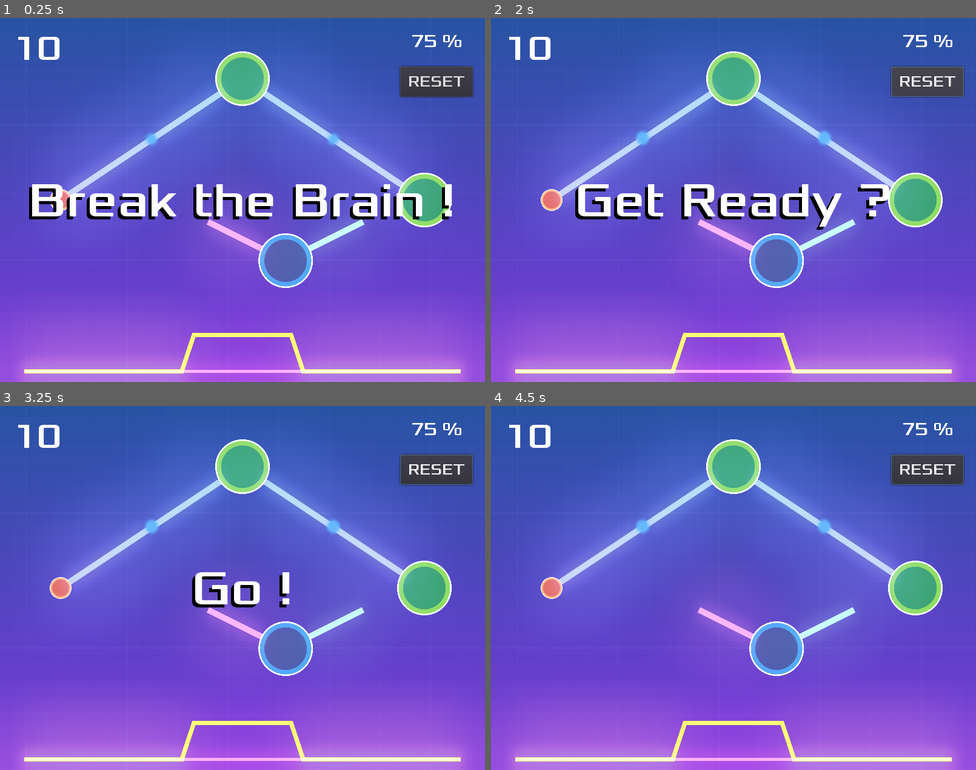
Above: before the commit, frames 1-4 (two rows, left to right).
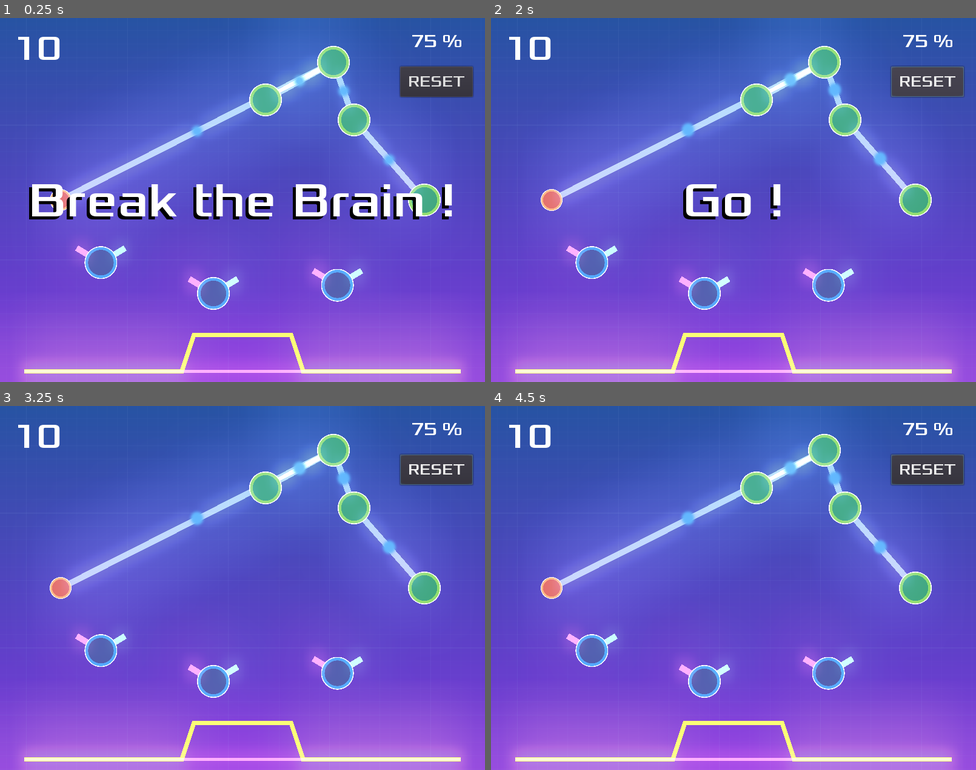
Above: after the commit, the same moments.

Repository: fabienfrfr/BreakTheBrain
Game: Godot game, scene res://Main.tscn
Two runs of this game, one before a commit and one after it. Both use one fixed random seed, a clock stepped at 60 frames per second and the inputs below.
Inputs (mouse positions are in pixels of both pictures, inside the frame that each line leads up to):
- Up to frame 1 (0.25 s): no input
- Up to frame 2 (2 s): tap Enter (ui_accept) at 0.5 s; move the mouse to (840, 181) at 0.52 s; hold Enter (ui_accept) 0.53-1.25 s; click "RESET" at 1.25 s
- Up to frame 3 (3.25 s): move the mouse to (145, 606) at 2.02 s; move the mouse to (291, 507) at 2.77 s
- Up to frame 4 (4.5 s): move the mouse to (709, 660) at 3.52 s; move the mouse to (879, 642) at 4.27 s

The runs differ from the first frame. In frame 1, 11% of the frame differs, in the area x 14-93%, y 7-81%; in frame 2, 15%, in the area x 14-94%, y 7-81%; in frame 3, 13%; in frame 4, 12%.

Commit message:
Add files via upload

Diff:
--- a/Main.gd
+++ b/Main.gd
@@ -6,7 +6,11 @@
 export (PackedScene) var InputX
 export (PackedScene) var MovableNeuron
 
-const nb_mv_neuron = 1
+const nb_i = 1
+const nb_out = 1
+const nb_fix = 3
+const nb_mov = 3
+
 var movable_vertices = []
 var vertices = []
 
@@ -15,18 +19,20 @@
 var predicted_values = Array([])
 const delta_x_val = 8.0
 var points_count
-var min_x
-var max_x
-var min_y
-var max_y
+var min_x = 40
+var max_x = 720
+var min_y = 560
+var max_y = 500
+
+var score: int
 
 var nn
 
 func _ready():
 	randomize()
 	nn =  NeuralNet.new()
-	$GraphGen.init_constructor(1,1,1,1)
-	for _i in range(0,nb_mv_neuron):
+	$GraphGen.init_constructor(nb_i, nb_out, nb_fix, nb_mov)
+	for _i in range(0,nb_mov):
 		movable_vertices += [MovableNeuron.instance()]
 		add_child(movable_vertices[-1])
 		$MovePath/NeuronSpawnLoc.offset = randi()
@@ -47,15 +53,16 @@
 	curve_init()
 
 func _reset_lvl():
-	movable_vertices[-1].get_node("IN").points[1] = movable_vertices[-1].init_pos_in
-	movable_vertices[-1].get_node("OUT").points[1] = movable_vertices[-1].init_pos_out
+	score = 1 - 1 # next difficulty
+	for m in movable_vertices :
+		m.get_node("IN").points[1] = m.init_pos_in
+		m.get_node("OUT").points[1] = m.init_pos_out
+	# forcing update matrix (why doesn't works always?)
+	$GraphGen.adj_matrix = $GraphGen.adj_matrix_copy.duplicate(true)
+	#_ready()
 
 func curve_init():
 	points_count = $TargetY.get_point_count()
-	min_x = $TargetY.get_point_position(0).x
-	max_x = $TargetY.get_point_position(points_count-1).x
-	min_y = $PredictedY.get_point_position(0).y
-	max_y = $PredictedY.get_point_position(points_count-1).y
 	## to improve : curve solution
 	for t in $TargetY.points :
 		target_values += [(t.y-min_y)/(max_y-min_y)]
@@ -69,6 +76,7 @@
 	_check_connection()
 	# compute graph prediction and error
 	predicted_values = nn.graph2computation(x_input_values, $GraphGen.adj_matrix)
+	predicted_values = nn.normalization(predicted_values)
 	var error = 0
 	for n in range(points_count) :
 		error += abs(target_values[n] - predicted_values[n])
@@ -81,16 +89,25 @@
 	print($GraphGen.adj_matrix)
 
 func _check_connection():
-	var dist_in_list = []
-	var dist_out_list = []
-	var idx_in
-	var idx_out
-	for pn in $GraphGen.pos_node :
-		dist_in_list += [(pn-movable_vertices[-1].absolut_position_in).length()]
-		dist_out_list += [(pn-movable_vertices[-1].absolut_position_out).length()]
-	idx_in = dist_in_list.find(dist_in_list.min())
-	idx_out = dist_out_list.find(dist_out_list.min())
-	if dist_in_list.min() < 25 :
-		$GraphGen.adj_matrix[-2][idx_in] = movable_vertices[-1].Weight_in
-	if dist_out_list.min() < 25 :
-		$GraphGen.adj_matrix[idx_out][-2] = movable_vertices[-1].Weight_out
+	for m in movable_vertices :
+		var dist_in_list = []
+		var dist_out_list = []
+		var idx_in
+		var idx_out
+		var pn
+		for i in range($GraphGen.v_size) :
+			pn = $GraphGen.pos_node[i]
+			if $GraphGen.type_n[i] != "movable" :
+				dist_in_list += [(pn-m.absolut_position_in).length()]
+				dist_out_list += [(pn-m.absolut_position_out).length()]
+			else :
+				dist_in_list += [1000]
+				dist_out_list += [1000]
+		idx_in = dist_in_list.find(dist_in_list.min())
+		idx_out = dist_out_list.find(dist_out_list.min())
+		if dist_in_list.min() < 25 :
+			$GraphGen.adj_matrix[-2][idx_in] = m.Weight_in
+			m.connected_in = true
+		if dist_out_list.min() < 25 :
+			$GraphGen.adj_matrix[idx_out][-2] = m.Weight_out
+			m.connected_out = true
--- a/Main.tscn
+++ b/Main.tscn
@@ -10,7 +10,7 @@
 
 [sub_resource type="Curve2D" id=1]
 _data = {
-"points": PoolVector2Array( 0, 0, 0, 0, 520, 400, 0, 0, 0, 0, 280, 400 )
+"points": PoolVector2Array( 0, 0, 0, 0, 640, 400, 0, 0, 0, 0, 560, 440, 0, 0, 0, 0, 400, 460, 0, 0, 0, 0, 240, 440, 0, 0, 0, 0, 160, 400 )
 }
 
 [sub_resource type="CanvasItemMaterial" id=2]
@@ -42,8 +42,8 @@
 curve = SubResource( 1 )
 
 [node name="NeuronSpawnLoc" type="PathFollow2D" parent="MovePath"]
-position = Vector2( 520, 400 )
-rotation = 3.14159
+position = Vector2( 640, 400 )
+rotation = 2.67795
 
 [node name="TargetY" type="Line2D" parent="."]
 position = Vector2( 0, 22 )
@@ -64,7 +64,7 @@
 environment = SubResource( 3 )
 
 [node name="CurveUpdate" type="Timer" parent="."]
-wait_time = 2.0
+wait_time = 0.1
 autostart = true
 
 [connection signal="reset_link" from="HUD" to="." method="_reset_lvl"]
--- a/node/FixedNeuron.tscn
+++ b/node/FixedNeuron.tscn
@@ -12,14 +12,14 @@
 } ]
 
 [sub_resource type="CircleShape2D" id=2]
-radius = 43.8553
+radius = 26.1429
 
 [node name="FixedNeuron" type="RigidBody2D"]
 gravity_scale = 0.0
 script = ExtResource( 1 )
 
 [node name="AnimatedSprite" type="AnimatedSprite" parent="."]
-scale = Vector2( 0.25, 0.25 )
+scale = Vector2( 0.15, 0.15 )
 frames = SubResource( 1 )
 animation = "neuron"
 
--- a/node/GraphGen.gd
+++ b/node/GraphGen.gd
@@ -4,39 +4,102 @@
 
 export (PackedScene) var Edges
 
-### to improve : generate node position and is param
-var pos_node = [Vector2(100,300),Vector2(400,100),Vector2.ZERO,Vector2(700,300)]
+### define static type (faster)
+var v_size
+var pos_node
 #input, fixed, movable, output (init)
-var type_n = ['input','fixed','movable','output']
-var adj_list = [[],[0],[],[1]]
-var weight = [[],[-1],[],[1]]
-var biases = [1,1,1,-1]
+var type_n
+var adj_list
+var weight
+var biases
 
 var posA = Vector2.ZERO
 var posB = Vector2.ZERO
 
-var edges_list = []
-var adj_matrix = []
+var edges_list
+var adj_matrix
 
 var adj_matrix_copy
 var offset
 
+var x_in = 100
+var x_out = 700
+var y_sep = 300
+var y_up = 50
+
+func node_generator(nb_i, nb_out, nb_fix, nb_mov):
+	var position = []
+	var type_node = []
+	var adj_list_ = []
+	var weight_ = []
+	var biaise_ = []
+	var dy_i = 200/(nb_i+1)
+	var dy_o = 200/(nb_out+1)
+	var dist
+	for i in range(nb_i):
+		position += [Vector2(x_in,y_sep-100+(i+1)*dy_i)]
+		type_node += ['input']
+		adj_list_ += [[]]
+		weight_ += [[]]
+		biaise_ += [1]
+	for _i in range(nb_fix):
+		position += [Vector2(x_in+50+randi()%500,y_up+randi()%(y_sep-3*y_up))]
+		type_node += ['fixed']
+		dist = []
+		for p in position :
+			dist += [(position[-1]-p).length()]
+		dist[-1] = 10000
+		adj_list_ += [[dist.find(dist.min())]]
+		weight_ += [[-1]]
+		biaise_ += [1]
+	for _i in range(nb_mov):
+		position += [Vector2.ZERO]
+		type_node += ['movable']
+		adj_list_ += [[]]
+		weight_ += [[]]
+		biaise_ += [1]
+	for i in range(nb_out):
+		position += [Vector2(x_out,y_sep-100+(i+1)*dy_o)]
+		type_node += ['output']
+		dist = []
+		for p in position :
+			# forward propagation only (need to verify)
+			if (position[-1]-p).x > 0 :
+				dist += [(position[-1]-p).length()]
+			else :
+				dist += [100000]
+		adj_list_ += [[dist.find(dist.min())]]
+		weight_ += [[1]]
+		biaise_ += [-1]
+	return [position, type_node, adj_list_, weight_, biaise_]
+
 func init_constructor(nb_i, nb_out, nb_fix, nb_mov):
-	var v = nb_i + nb_out + nb_fix + nb_mov
+	v_size = nb_i + nb_out + nb_fix + nb_mov
+	# generate position and param (to improve)
+	var param = node_generator(nb_i, nb_out, nb_fix, nb_mov)
+	pos_node = param[0]
+	type_n = param[1]
+	adj_list = param[2]
+	weight = param[3]
+	biases = param[4]
+	# construct matrix
+	adj_matrix = []
 	var line = []
 	# empty matrix
-	for _i in range(v):
-		for _j in range(v):
+	for _i in range(v_size):
+		for _j in range(v_size):
 			line += [0]
 		adj_matrix += [line]
 		line = []
 	# update matrix
-	for i in range(v):
+	for i in range(v_size):
 		# add biases
 		adj_matrix[i][i] = biases[i]
 		# add weight
 		for l in adj_list[i]:
 			adj_matrix[i][l] = weight[i][0]
+	# edges construction
+	edges_list = Array([])
 	for i in range(1, adj_list.size()):
 		var edge = [0]
 		for l in adj_list[i] :
@@ -49,6 +112,7 @@
 			# add edges
 			edge[-1].add_link(posA,posB)
 		edges_list += edge
+	print(adj_matrix)
 
 func update():
 	# to improve : generalize
--- a/node/HUD.gd
+++ b/node/HUD.gd
@@ -10,9 +10,6 @@
 
 func _on_MessageTimer_timeout():
 	yield($MessageTimer, "timeout")
-	$Message.text = "Get Ready ?"
-	$Message.show()
-	yield($MessageTimer, "timeout")
 	$Message.text = "Go !"
 	$Message.show()
 	yield($MessageTimer, "timeout")
--- a/node/MovableNeuron.gd
+++ b/node/MovableNeuron.gd
@@ -15,9 +15,15 @@
 var init_pos_in = Vector2.ZERO
 var init_pos_out = Vector2.ZERO
 
+var In_signal = {}
+var Out_signal = Array([])
+
 var Biases # get by the GraphGen (to improve)
 var Weight_in
 var Weight_out
+
+var connected_in: bool = false
+var connected_out: bool = false
 
 func _ready():
 	screen_size = get_viewport_rect().size
@@ -37,11 +43,18 @@
 		absolut_position_out = position + relative_pos_out / cm2pix
 		d_in = absolut_position_in - position_mouse
 		d_out = absolut_position_out - position_mouse
-		if d_.length() < screen_size[0]/10 :
+		if d_.length() < 25 :
 			position = position_mouse
-			$IN.points[1] = (absolut_position_in - position)*cm2pix
-			$OUT.points[1] = (absolut_position_out - position)*cm2pix
+			if connected_in :
+				$IN.points[1] = (absolut_position_in - position)*cm2pix
+			if connected_out :
+				$OUT.points[1] = (absolut_position_out - position)*cm2pix
 		elif d_in.length() < 25 :
 			$IN.points[1] = -(position - position_mouse)*cm2pix
 		elif d_out.length() < 25 :
 			$OUT.points[1] = -(position - position_mouse)*cm2pix
+	else :
+		if not(connected_in) :
+			$IN.points[1] = init_pos_in
+		if not(connected_out) :
+			$OUT.points[1] = init_pos_out
--- a/node/MovableNeuron.tscn
+++ b/node/MovableNeuron.tscn
@@ -15,7 +15,7 @@
 } ]
 
 [sub_resource type="CircleShape2D" id=3]
-radius = 43.9524
+radius = 24.0
 
 [node name="MovableNeuron" type="RigidBody2D" groups=[
 "Movable_neuron",
@@ -29,25 +29,19 @@
 [node name="IN" type="Line2D" parent="."]
 material = SubResource( 1 )
 scale = Vector2( 0.25, 0.25 )
-points = PoolVector2Array( 0, 0, -512, -256 )
+points = PoolVector2Array( 0, 0, -160, -96 )
 width = 40.0
 default_color = Color( 1, 0.4, 0.4, 1 )
-__meta__ = {
-"_edit_group_": true
-}
 
 [node name="OUT" type="Line2D" parent="."]
 material = SubResource( 1 )
 scale = Vector2( 0.25, 0.25 )
-points = PoolVector2Array( 0, 0, 512, -256 )
+points = PoolVector2Array( 0, 0, 160, -96 )
 width = 40.0
 default_color = Color( 0.4, 1, 0.478431, 1 )
-__meta__ = {
-"_edit_group_": true
-}
 
 [node name="AnimatedSprite" type="AnimatedSprite" parent="."]
-scale = Vector2( 0.25, 0.25 )
+scale = Vector2( 0.15, 0.15 )
 frames = SubResource( 2 )
 animation = "neuron"
 
--- a/node/NeuralNet.gd
+++ b/node/NeuralNet.gd
@@ -20,10 +20,19 @@
 		l += [c]
 	return l
 
-func heaviside(x_list):
+func Heaviside(x_list):
 	var x_new = []
 	for x in x_list :
 		x_new += [int(x>0)]
+	return x_new
+
+func ReLU(x_list):
+	var x_new = []
+	for x in x_list :
+		if x > 0 :
+			x_new += [x]
+		else :
+			x_new += [0]
 	return x_new
 
 # algorithm
@@ -51,7 +60,7 @@
 	var calc_idx
 	var rslt_v
 	var wproduct
-	for _i in range(adj_matrice.size()):
+	for i in range(adj_matrice.size()):
 		# find next line to calculate (to calc if 1, 0 if calculated, uncalculable now otherwise)
 		rslt_v = dot_mv(connect_mat,calc_v)
 		calc_idx = rslt_v.find(1)
@@ -62,6 +71,17 @@
 		# update output
 		if calc_idx == 0 :
 			s[calc_idx] = wproduct
+		elif i == adj_matrice.size() - 1 :
+			s[calc_idx] = ReLU(wproduct)
 		else :
-			s[calc_idx] = heaviside(wproduct)
+			s[calc_idx] = Heaviside(wproduct)
 	return s[-1] # only fixed output
+
+func normalization(fct) :
+	var normed = []
+	if fct.max() != 0 :
+		for f in fct :
+			normed += [f/fct.max()]
+	else :
+		normed = fct
+	return normed
Not shown, added: export_presets.cfg
